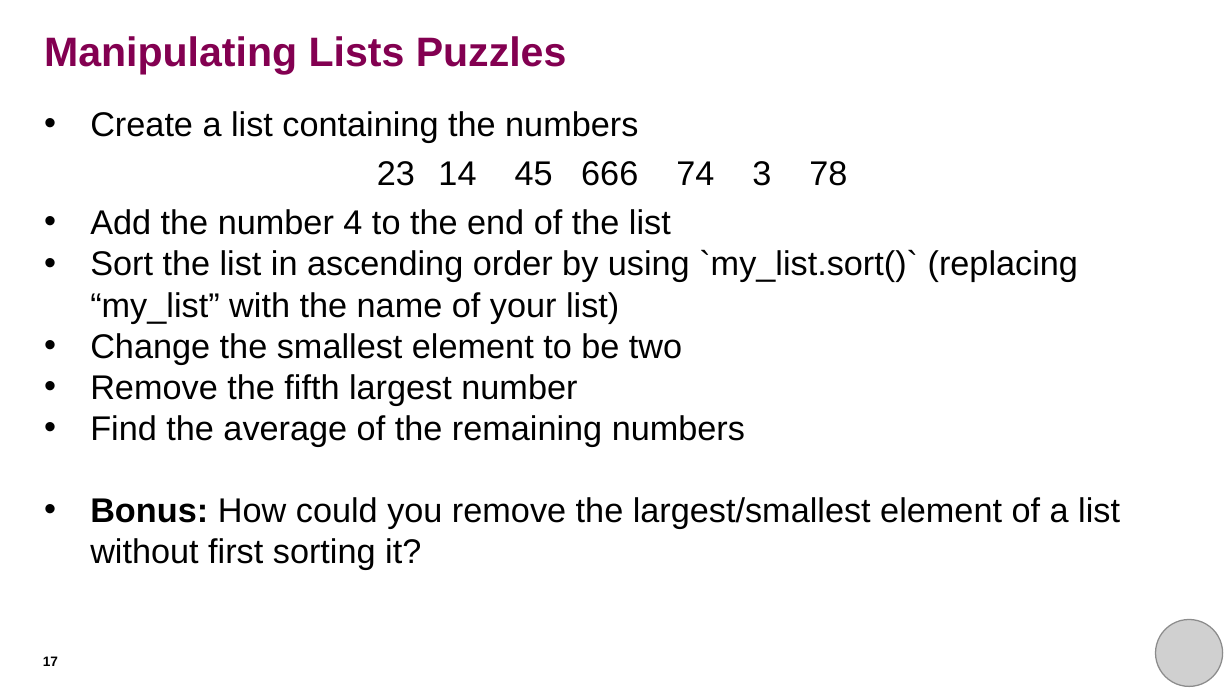
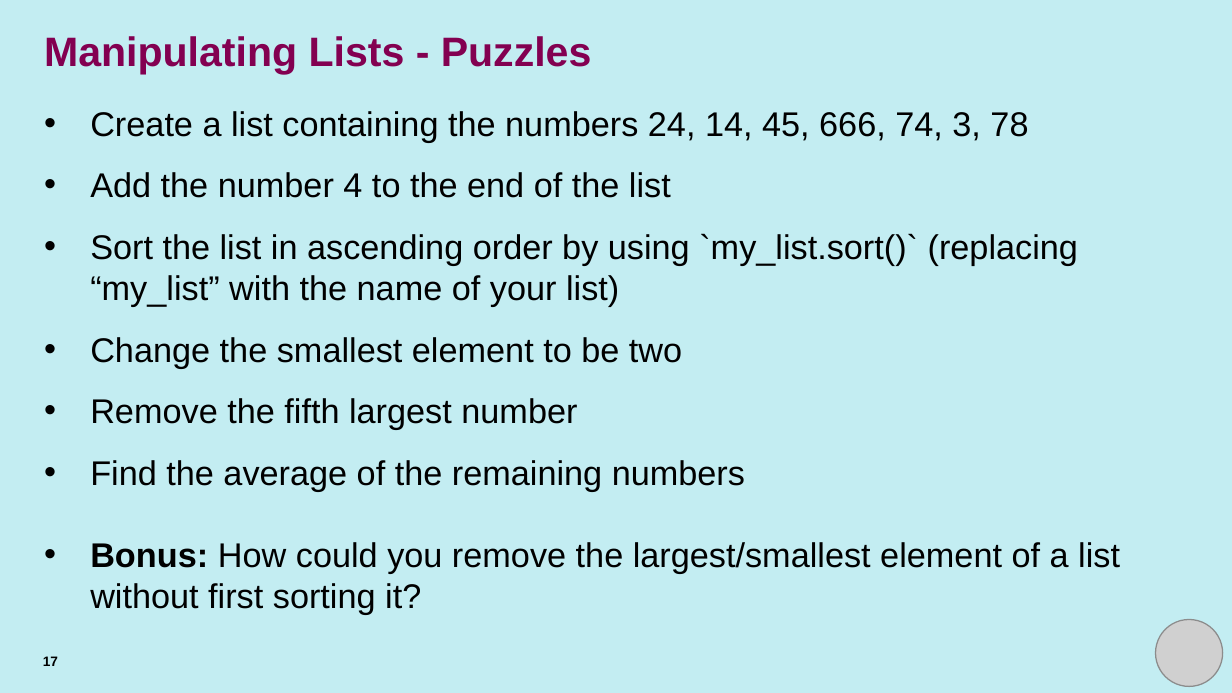
Before and after one commit to rkhetani/beginners-python, a slide deck: slide 17 of session_four/session_four_presentation.pptx. Drawn at 1232x693 pixels with LibreOffice and Linux fonts; fonts in the diff are those of the drawing; grey boxes stand for pictures. Boxes give left, top, right and bottom in pixels: in the first picture for what was removed or moved away, otherwise in the second. Text is boxed around its words. In the diff, an @@ line names an element or a change of style, - is before the commit and + after.

Commit message:
Updated session 4 slides
- updated text of most slides to make it more concise
- increased line spacing
- highlighted key concepts with bold characters
- highlighted puzzle slides with a different background

```diff
--- a/session_four/session_four_presentation.pptx
+++ b/session_four/session_four_presentation.pptx
@@ background #FFFFFF to #C3EDF2 @@
@@ title at (44,36,592,74): text changed @@
-Manipulating Lists Puzzles
+Manipulating Lists - Puzzles
@@ text at (90,111,1028,142): text changed @@
-• Create a list containing the numbers
-23 14 45 666 74 3 78
+• Create a list containing the numbers 24, 14, 45, 666, 74, 3, 78
@@ text at (90,172,1078,491): more space between paragraphs @@
```
Also in this commit, not shown: 18 other slides changed.
